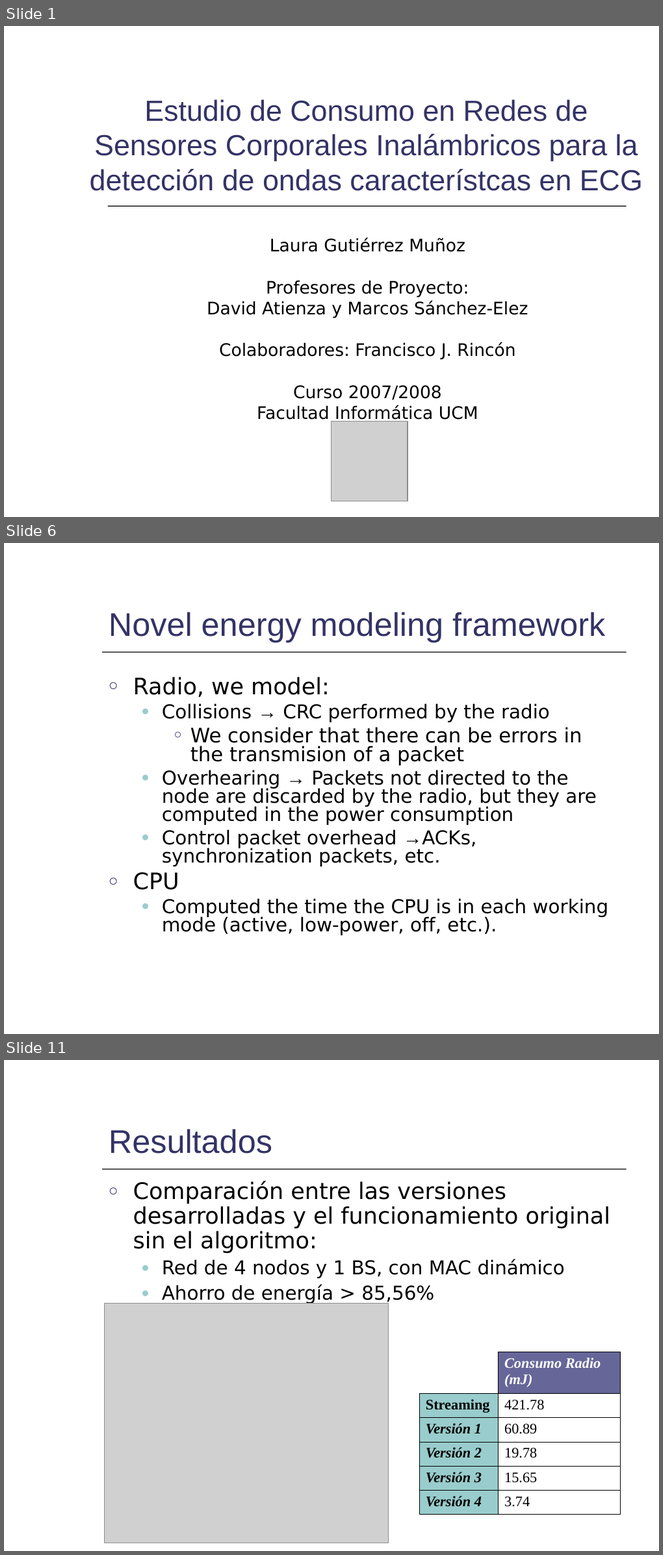
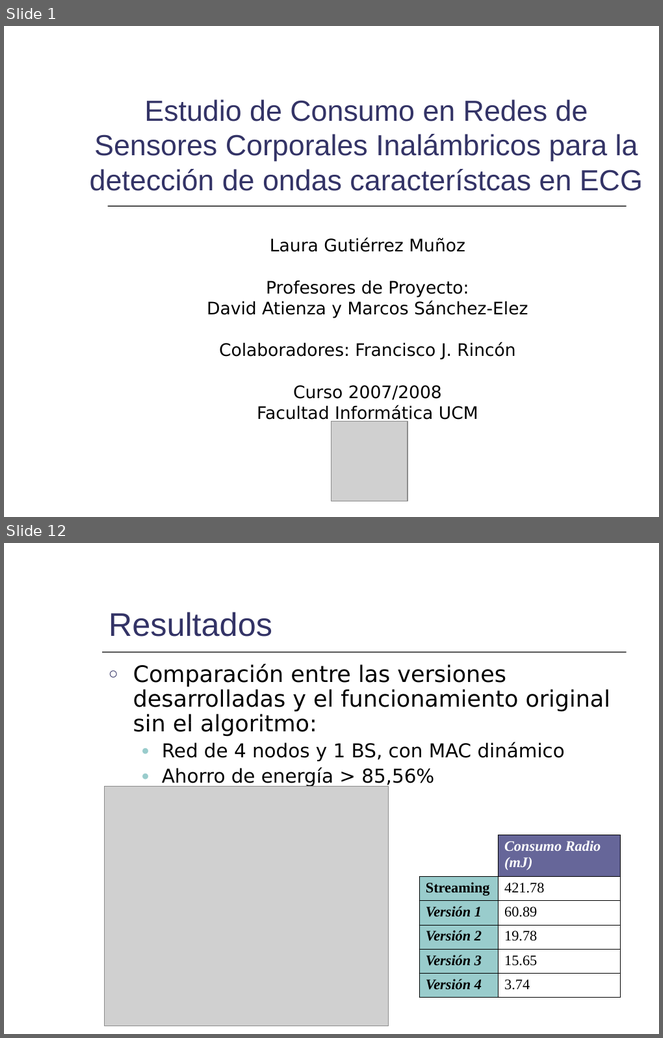
Before and after one commit to mmja/redsensores, a slide deck: Memoria/Consumo.ppt. Shown one above the other, each under a label of ours: slides 1, 6 and 11 before the commit, slides 1 and 12 after it; the slides between them are not shown. The pictures are 663x1555 and 663x1038 pixels, drawn with LibreOffice and Linux fonts; fonts in the diff are those of the drawing; grey boxes stand for pictures. Boxes give left, top, right and bottom in pixels: in the first picture for what was removed or moved away, otherwise in the second. Text is boxed around its words. In the diff, an @@ line names an element or a change of style, - is before the commit and + after.

```diff
--- a/Memoria/Consumo.ppt
+++ b/Memoria/Consumo.ppt
@@ slide 6 removed at (4,543,659,1034), background #FFFFFF; not listed: 3 template elements that a slide beside it also shows @@
@@ title removed at (109,612,605,642) @@
-Novel energy modeling framework
@@ text removed at (133,677,609,936) @@
-○ Radio, we model:
-  ● Collisions → CRC performed by the radio
-    ○ We consider that there can be errors in the transmision of a packet
-  ● Overhearing → Packets not directed to the node are discarded by the radio, but they are computed in the power consumption
-  ● Control packet overhead →ACKs, synchronization packets, etc.
-○ CPU
-  ● Computed the time the CPU is in each working mode (active, low-power, off, etc.).
@@ what was slide 11 is now slide 12 @@
```
Also in this commit, not shown: 6 slides changed, 6 slides added, 3 other slides removed.
